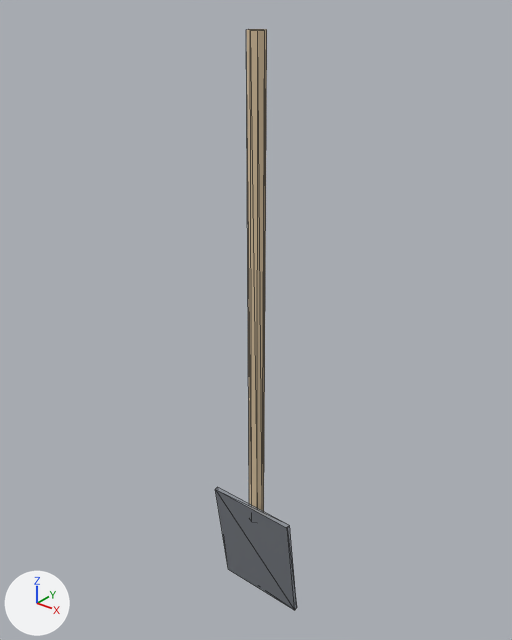
Renders of the glTF model modules/assets/internal/models/plant/plant.tool.shovel.glb from each side of a commit.
Rendered twice from a 50 mm lens placed at (0.84, -1.052, 1.285), pointed at (-0.027, 0.032, 0.613). Every picture has the same lights, and +X, +Y and +Z are marked at lower left. The older version comes first. Mesh edges are drawn as thin lines.

In view in the first picture: 'main__softwood', 'main__steel_painted'.
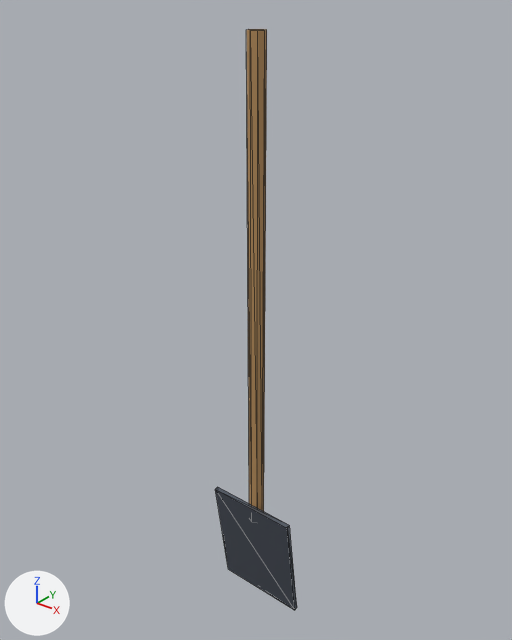
Where the change shows, as pixel boxes (x1, y1, x2, y2) in the pictures (512 x 640 px):
'main__softwood', recoloured (beige to orange)
    both: (246, 29, 267, 511)
'main__steel_painted', recoloured (darker)
    both: (215, 487, 297, 610)

What changed in the scene script:
```text
Change mat_softwood:
    mat_softwood.base_color: (0.72, 0.56, 0.36) -> (0.477, 0.274, 0.106)  # beige #ddc5a2 -> orange #b88f5c
Change mat_steel_painted:
    mat_steel_painted.base_color: (0.42, 0.45, 0.5) -> (0.147, 0.171, 0.214)  # grey #adb3bc -> grey #6b737f
```
